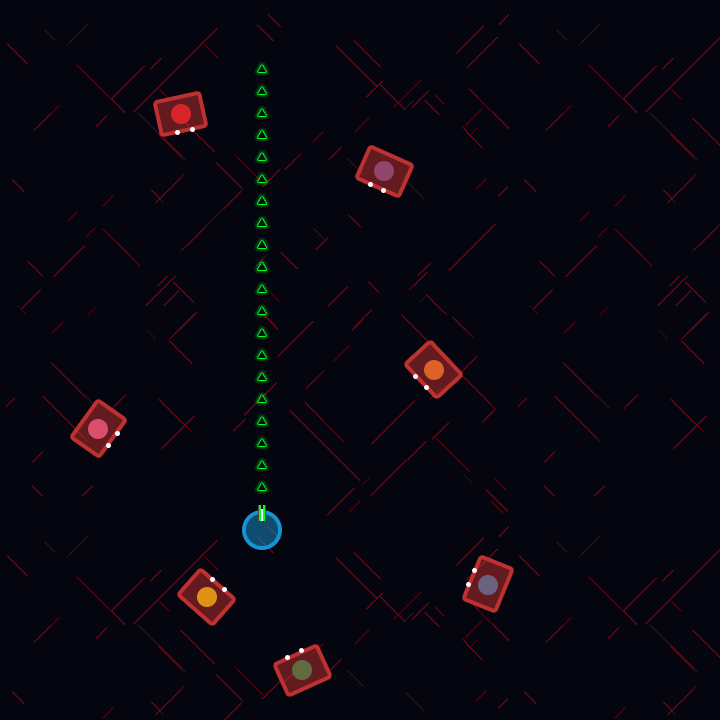
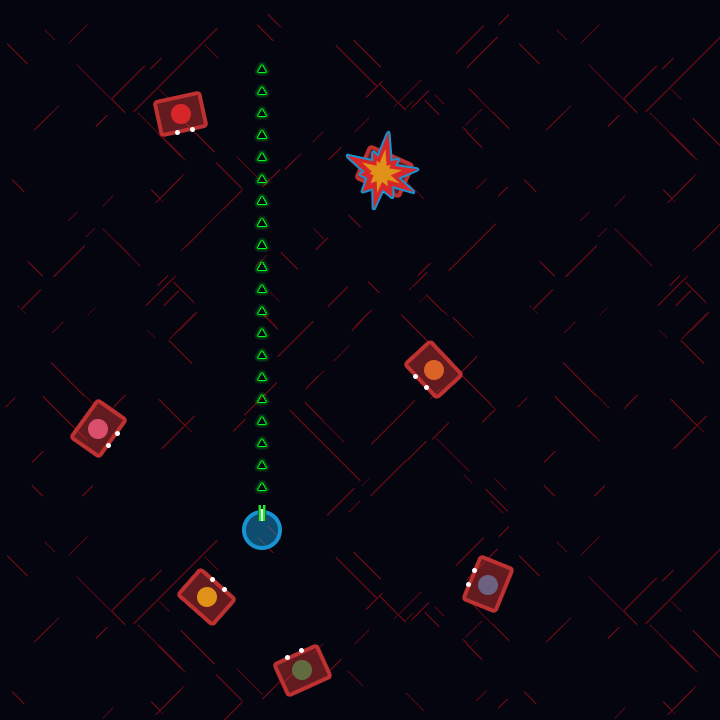
Comparing the layer stacks of the two 720px x 720px images. Changes:
added group "Groupe 5" with 2 layers above "explosion" over [347, 132, 418, 209]
added layer "Forme 2" in group "Groupe 5" over [362, 149, 402, 193]
added layer "Forme 2 copie" in group "Groupe 5" over [347, 132, 418, 209]
